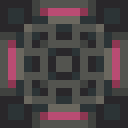
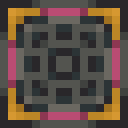
Comparing the layer stacks of the two 128 × 128 images. Changes:
added layer "ostime" above "top" over box(8, 8, 120, 120)
